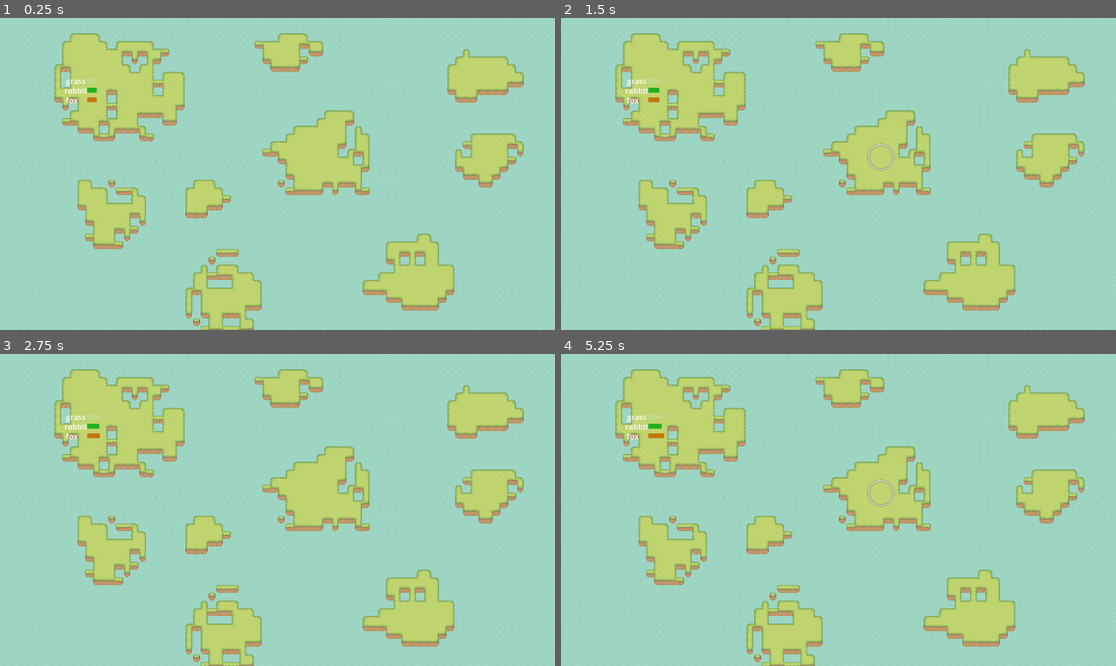
Above: before the commit, frames 1-4 (two rows, left to right).
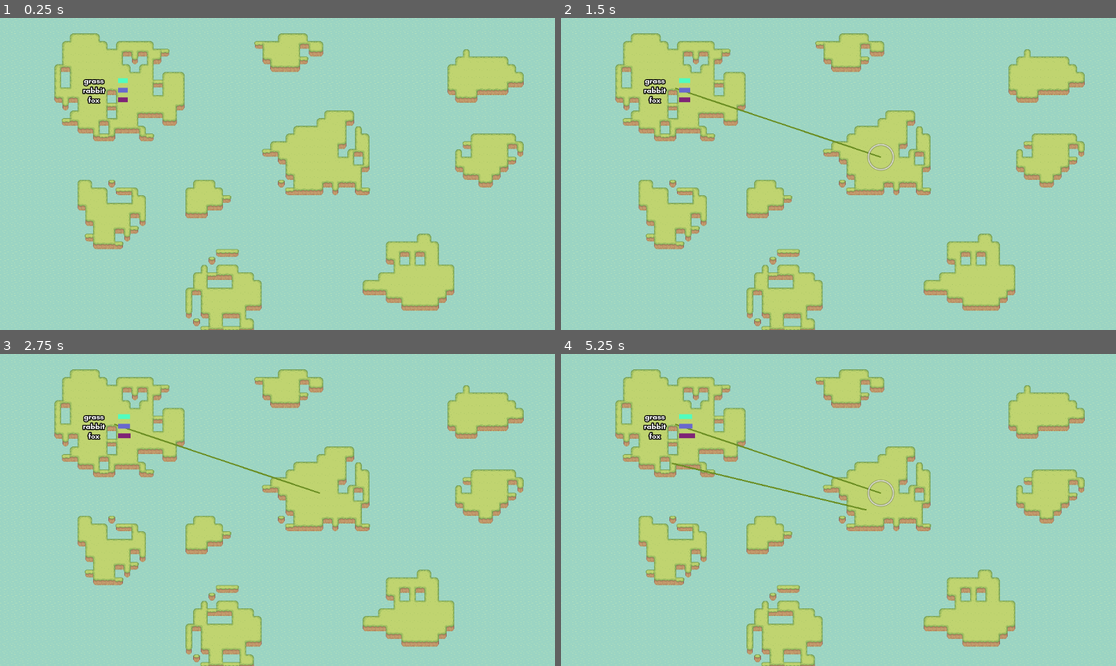
Above: after the commit, the same moments.

Repository: quimnuss/eco
Game: Godot game, scene res://scenes/world.tscn
Two runs of this game, one before a commit and one after it. Both use one fixed random seed, a clock stepped at 60 frames per second and the inputs below.
Inputs (mouse positions are in pixels of both pictures, inside the frame that each line leads up to):
- Up to frame 1 (0.25 s): no input
- Up to frame 2 (1.5 s): tap Enter at 0.5 s; move the mouse to (677, 89) at 0.52 s; click (677, 89) at 0.67 s; tap Space at 1.25 s; move the mouse to (882, 158) at 1.27 s; click (882, 158) at 1.42 s
- Up to frame 3 (2.75 s): tap Enter at 2 s; move the mouse to (333, 441) at 2.02 s; click (333, 441) at 2.17 s
- Up to frame 4 (5.25 s): tap Space at 2.75, 4.25 s; move the mouse to (810, 572) at 2.77 s; click (810, 572) at 2.92 s; tap Enter at 3.5 s; move the mouse to (1005, 556) at 3.52 s; click (1005, 556) at 3.67 s; move the mouse to (672, 463) at 4.27 s; click (672, 463) at 4.42 s; move the mouse to (866, 510) at 5.02 s; click (866, 510) at 5.17 s

The runs differ from the first frame. In frame 1, 0.4% of the frame differs, in the area x 11-24%, y 19-28%; in frame 2, 0.6%; in frame 3, 0.6%; in frame 4, 0.9%, in the area x 11-58%, y 19-51%.

Commit message:
fix: connections, migration_pickable, better pops

Diff:
--- a/actors/island.tscn
+++ b/actors/island.tscn
@@ -36,3 +36,4 @@
 polygon = PackedVector2Array(-122, -114, 146, -113, 147, 118, -122, 116, -122, -63.8913)
 
 [connection signal="densities_update" from="GLV" to="Pops" method="_on_glv_densities_update"]
+[connection signal="num_species_changed" from="GLV" to="Pops" method="_on_glv_num_species_changed"]
--- a/actors/line_manager.gd
+++ b/actors/line_manager.gd
@@ -9,7 +9,7 @@
 
 signal migration_established(from, to)
 
-func _process(delta):
+func _process(_delta):
     if migration_line and is_instance_valid(migration_line) and migrating_island != -1:
         migration_line.set_point_position(1, get_global_mouse_position())
 
--- a/actors/pops.gd
+++ b/actors/pops.gd
@@ -6,6 +6,9 @@
 
 func set_num_species(new_num_species : int):
     num_species = new_num_species
+    for line in lines:
+        line.queue_free()
+    lines.clear()
     for i in range(num_species):
         var line : Species = preload("res://actors/species.tscn").instantiate()
         lines.append(line)
@@ -26,4 +29,5 @@
     update_densities(densities)
 
 func _on_glv_num_species_changed(new_num_species):
-    set_num_species(new_num_species)
+    if num_species != new_num_species:
+        set_num_species(new_num_species)
--- a/actors/species.tscn
+++ b/actors/species.tscn
@@ -6,19 +6,20 @@
 script = ExtResource("1_1tdx4")
 
 [node name="Line2D" type="Line2D" parent="."]
-position = Vector2(24, 0)
+position = Vector2(88, 0)
 points = PackedVector2Array(0, 0, 100, 0)
 
 [node name="Label" type="Label" parent="."]
-anchors_preset = 8
-anchor_left = 0.5
+anchors_preset = 4
 anchor_top = 0.5
-anchor_right = 0.5
 anchor_bottom = 0.5
-offset_left = -20.0
 offset_top = -11.5
-offset_right = 20.0
+offset_right = 76.0
 offset_bottom = 11.5
-grow_horizontal = 2
 grow_vertical = 2
+theme_override_colors/font_outline_color = Color(0, 0, 0, 1)
+theme_override_constants/outline_size = 8
+theme_override_font_sizes/font_size = 0
 text = "fox"
+horizontal_alignment = 1
+vertical_alignment = 1
--- a/data/3_sample_0.tres
+++ b/data/3_sample_0.tres
@@ -1,4 +1,4 @@
-[gd_resource type="Resource" script_class="GLVSample" load_steps=2 format=3 uid="uid://djl0w0qimmyme"]
+[gd_resource type="Resource" script_class="GLVSample" load_steps=2 format=3]
 
 [ext_resource type="Script" path="res://actors/glv_sample.gd" id="1_12wmr"]
 
--- a/project.godot
+++ b/project.godot
@@ -15,6 +15,10 @@
 config/features=PackedStringArray("4.2", "GL Compatibility")
 config/icon="res://icon.svg"
 
+[gui]
+
+theme/custom_font="res://assets/fonts/glacial_indifference/GlacialIndifference-Bold.otf"
+
 [rendering]
 
 renderer/rendering_method="gl_compatibility"
--- a/scenes/world.tscn
+++ b/scenes/world.tscn
@@ -487,3 +487,6 @@
 
 [node name="CollisionShape2D" type="CollisionShape2D" parent="Island2"]
 shape = SubResource("RectangleShape2D_ye1po")
+
+[connection signal="island_clicked" from="Island1" to="LineManager" method="_on_island_clicked"]
+[connection signal="island_clicked" from="Island2" to="LineManager" method="_on_island_clicked"]
--- a/scripts/migration_pickable.gd
+++ b/scripts/migration_pickable.gd
@@ -20,7 +20,7 @@
     pops.set_num_species(glv.num_species)
     pops.set_species_names(glv.species_names)
 
-func _input_event(viewport, event, shape_idx):
+func _input_event(_viewport, event, _shape_idx):
     if event is InputEventMouseButton and event.button_index == MOUSE_BUTTON_LEFT:
         if event.pressed:
             island_clicked.emit(event.position, island_id)
